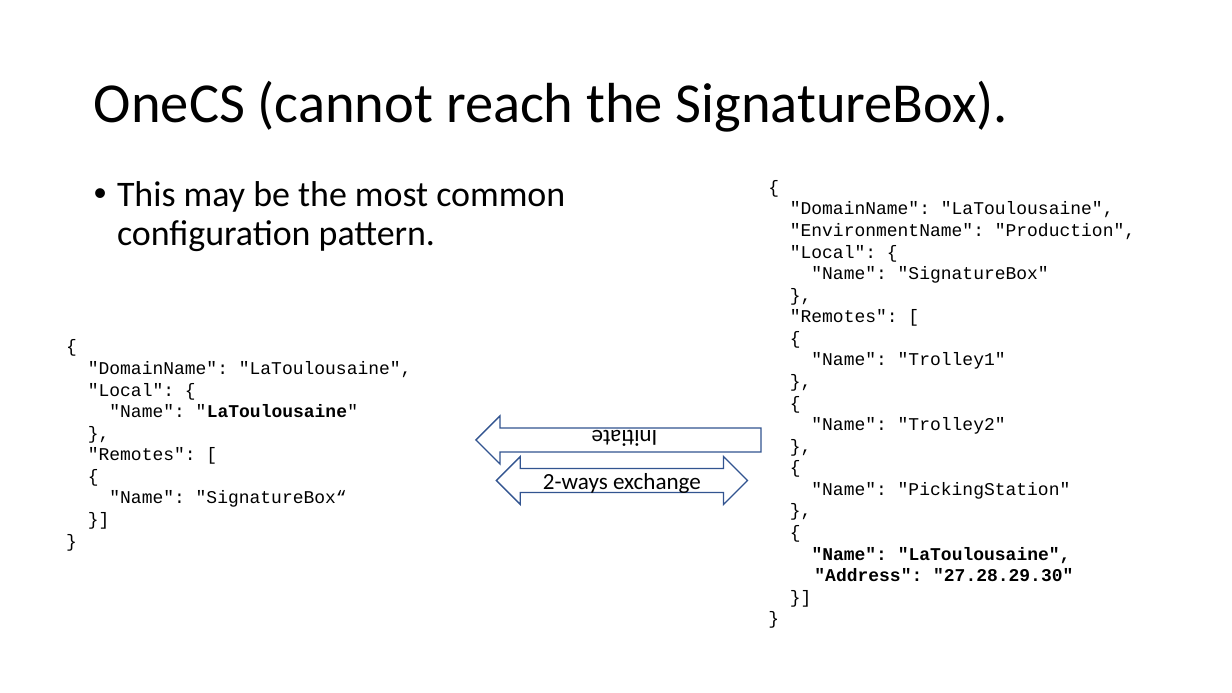
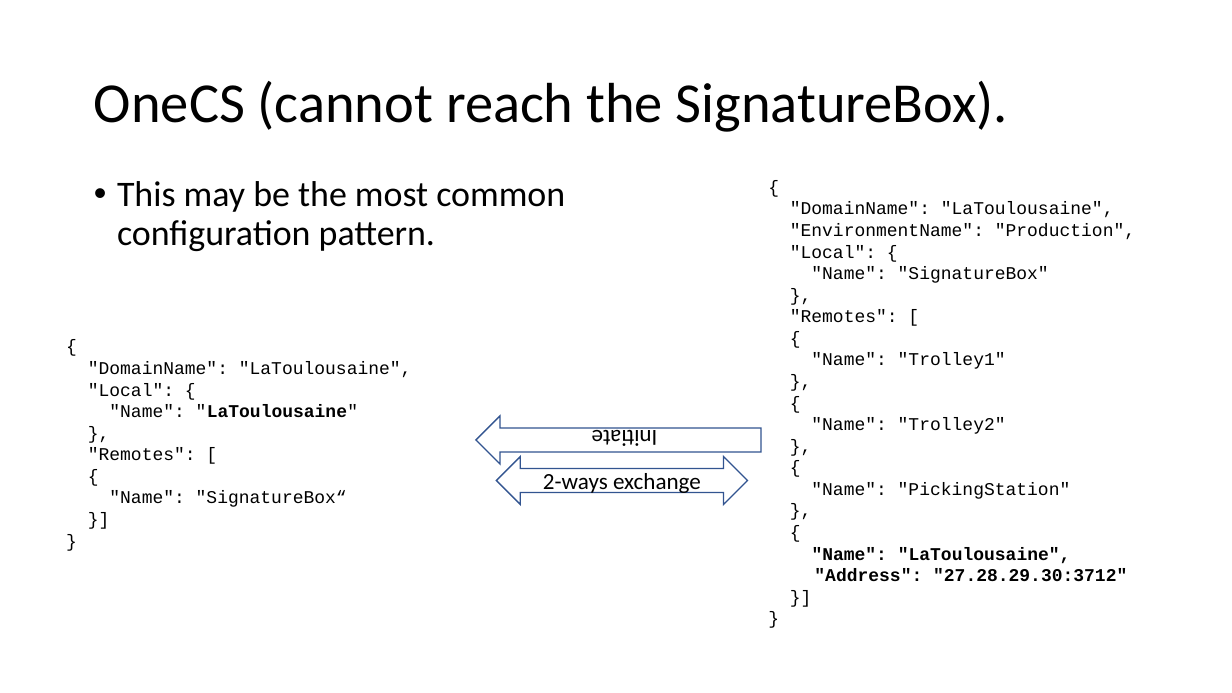
Before and after one commit to signature-opensource/CK-AppIdentity-Transport, a slide deck: slide 10 of Doc/CK-AppIdentity.pptx. Drawn at 1232x693 pixels with LibreOffice and Linux fonts; fonts in the diff are those of the drawing. Boxes give left, top, right and bottom in pixels: in the first picture for what was removed or moved away, otherwise in the second. Text is boxed around its words. In the diff, an @@ line names an element or a change of style, - is before the commit and + after.

```diff
--- a/Doc/CK-AppIdentity.pptx
+++ b/Doc/CK-AppIdentity.pptx
@@ text at [814, 569, 1127, 582]: text changed @@
-  "Address": "27.28.29.30"
+  "Address": "27.28.29.30:3712"
```
Also in this commit, not shown: 1 other slide changed, 36 other files.
